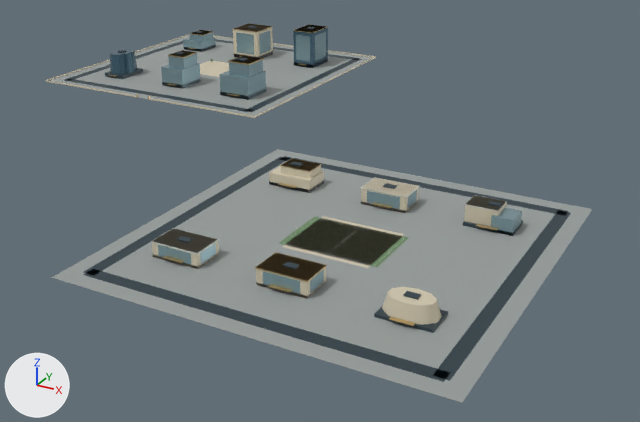
An edit to the glTF model web/public/assets/3d/ampliworld/GC-CITY-2030/GC-TILE-08-04.glb, drawn before and after from the same camera.
Rendered twice from a camera (50 mm lens) standing at (-1480.0, 10184.0, 326.0) and looking at (-1923.0, 10990.0, -78.0). Lighting does not change. The marker at lower left points along +X, +Y and +Z. The older version comes first. Where no turn or scale is listed for an object, it has been applied to the vertices. Vertices at exactly the same position are counted once.

The older version as bpy lines, for what is in view:
```python
ob_gc_tile_08_04_blue = bpy.data.objects.new('GC-TILE-08-04-blue', me_mesh_7)
ob_gc_tile_08_04_blue.location = (0.0, 0.0, 0.0)
ob_gc_tile_08_04_dark = bpy.data.objects.new('GC-TILE-08-04-dark', me_mesh_1)
ob_gc_tile_08_04_dark.location = (0.0, 0.0, 0.0)
ob_gc_tile_08_04_glass = bpy.data.objects.new('GC-TILE-08-04-glass', me_mesh_6)
ob_gc_tile_08_04_glass.location = (0.0, 0.0, 0.0)
ob_gc_tile_08_04_gold = bpy.data.objects.new('GC-TILE-08-04-gold', me_mesh_5)
ob_gc_tile_08_04_gold.location = (0.0, 0.0, 0.0)
ob_gc_tile_08_04_ivory = bpy.data.objects.new('GC-TILE-08-04-ivory', me_mesh_2)
ob_gc_tile_08_04_ivory.location = (0.0, 0.0, 0.0)
ob_gc_tile_08_04_paving = bpy.data.objects.new('GC-TILE-08-04-paving', me_mesh_0)
ob_gc_tile_08_04_paving.location = (0.0, 0.0, 0.0)
ob_gc_tile_08_04_white = bpy.data.objects.new('GC-TILE-08-04-white', me_mesh_8)
ob_gc_tile_08_04_white.location = (0.0, 0.0, 0.0)
# also in view: 'GC-TILE-08-04-field' at (-1790.0, 10790.0, 0.0)
```
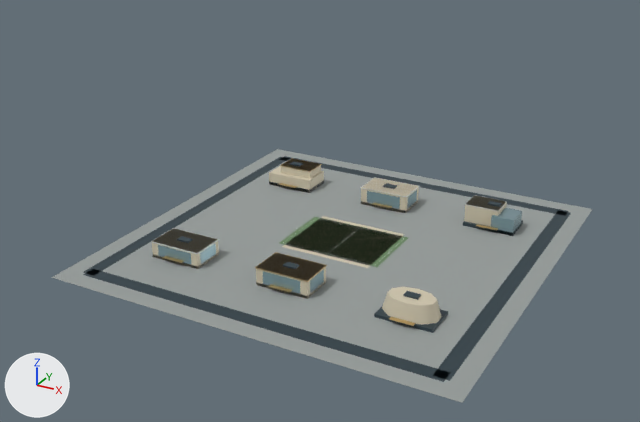
What changed in the scene script:
```text
Change me_mesh_0:
    used by ob_gc_tile_08_04_paving; location = (0.0, 0.0, 0.0)
    remove me_mesh_0.from_pydata(...)  # 16 vertices, 24 faces; spans x -2379.0..-1621.0, y 10621.0..11379.0, z 0.0
    add me_mesh_0.from_pydata(...)  # 8 vertices, 12 faces; spans x -1959.0..-1621.0, y 10621.0..10959.0, z 0.0
    me_mesh_0 part 1: the loose piece of 8 vertices spanning x -2379.0..-2041.0, y 11041.0..11379.0, z 0.0 is deleted
Change me_mesh_1:
    used by ob_gc_tile_08_04_dark; location = (0.0, 0.0, 0.0)
    remove me_mesh_1.from_pydata(...)  # 256 vertices, 384 faces; spans x -2364.0..-1636.0, y 10636.0..11364.0, z 0.0..53.0
    add me_mesh_1.from_pydata(...)  # 128 vertices, 192 faces; spans x -1944.0..-1636.0, y 10636.0..10944.0, z 0.0..22.0
    me_mesh_1 part 2: 16 loose pieces with 128 vertices, spanning x -2364.0..-2056.0, y 11056.0..11364.0, z 0.0..53.0, are deleted
Change me_mesh_2:
    used by ob_gc_tile_08_04_ivory; location = (0.0, 0.0, 0.0)
    remove me_mesh_2.from_pydata(...)  # 134 vertices, 208 faces; spans x -2380.0..-1669.0, y 10688.0..11380.0, z 0.0..43.0
    add me_mesh_2.from_pydata(...)  # 78 vertices, 124 faces; spans x -1912.0..-1669.0, y 10688.0..10896.0, z 0.0..20.0
    me_mesh_2 part 3: 7 loose pieces with 56 vertices, spanning x -2380.0..-2040.0, y 11040.0..11380.0, z 0.0..43.0, are deleted
Change me_mesh_5:
    used by ob_gc_tile_08_04_gold; location = (0.0, 0.0, 0.0)
    remove me_mesh_5.from_pydata(...)  # 300 vertices, 492 faces; spans x -2324.0..-1670.0, y 10684.0..11325.0, z 0.0..51.0
    add me_mesh_5.from_pydata(...)  # 130 vertices, 216 faces; spans x -1903.0..-1670.0, y 10684.0..10895.0, z 4.0..20.0
    me_mesh_5 part 4: 16 loose pieces with 170 vertices, spanning x -2324.0..-2090.0, y 11040.0..11325.0, z 0.0..51.0, are deleted
Change me_mesh_6:
    used by ob_gc_tile_08_04_glass; location = (0.0, 0.0, 0.0)
    remove me_mesh_6.from_pydata(...)  # 216 vertices, 324 faces; spans x -2327.0..-1668.0, y 10687.0..11325.0, z 0.0..46.0
    add me_mesh_6.from_pydata(...)  # 104 vertices, 156 faces; spans x -1913.0..-1668.0, y 10687.0..10897.0, z 0.0..15.0
    me_mesh_6 part 5: 14 loose pieces with 112 vertices, spanning x -2327.0..-2089.0, y 11100.0..11325.0, z 0.0..46.0, are deleted
Remove ob_gc_tile_08_04_blue:
    ob_gc_tile_08_04_blue = bpy.data.objects.new('GC-TILE-08-04-blue', me_mesh_7)
    ob_gc_tile_08_04_blue.location = (0.0, 0.0, 0.0)
```

Boxes [x1, y1, x2, y2] around the edits, measured in the pictures (640 x 422 px):
'GC-TILE-08-04-paving', reshaped (31% shorter)
    before: [49, 35, 592, 403]
    after: [52, 149, 592, 403]
'GC-TILE-08-04-dark', reshaped (36% shorter)
    before: [64, 26, 571, 382]
    after: [83, 156, 571, 382]
'GC-TILE-08-04-ivory', reshaped (23% narrower, 45% shorter)
    before: [45, 24, 507, 325]
    after: [152, 159, 507, 325]
'GC-TILE-08-04-glass', reshaped (60% shorter)
    before: [158, 31, 522, 294]
    after: [158, 190, 522, 294]
'GC-TILE-08-04-gold', reshaped (14% narrower, 44% shorter)
    before: [110, 23, 498, 326]
    after: [163, 158, 498, 326]
'GC-TILE-08-04-blue', deleted
    before: [110, 25, 328, 74]
part 1 of me_mesh_0, deleted
    before: [49, 35, 374, 116]
part 2 of me_mesh_1, deleted
    before: [64, 26, 361, 112]
part 3 of me_mesh_2, deleted
    before: [45, 24, 376, 118]
part 4 of me_mesh_5, deleted
    before: [110, 23, 327, 100]
part 5 of me_mesh_6, deleted
    before: [161, 31, 326, 100]
